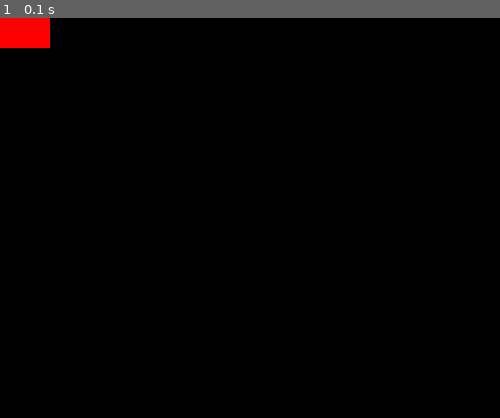
Above: before the commit, frame 1.
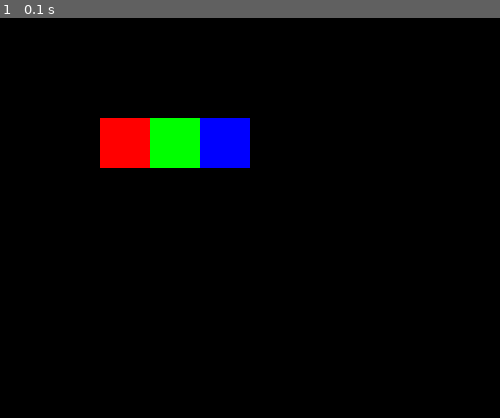
Above: after the commit, the same moment.

Repository: jwilligers/team5761
Game: pygame game, started from python/PyGame/example1.py
The game is run twice, just before and just after one commit, with the same random seed, the same clock (stepped at 60 frames per second) and the same inputs.
Inputs:
- Up to frame 1 (0.1 s): no input

The runs differ from the first frame. In frame 1, 4.5% of the frame differs, in the area x 0-50%, y 0-38%.

Commit message:
Made example more complex

Diff:
--- a/python/PyGame/example1.py
+++ b/python/PyGame/example1.py
@@ -3,7 +3,11 @@
 pygame.init()
 
 window = pygame.display.set_mode((500, 400))
+pygame.display.set_caption('Hello World!')
 
 while True:
-	pygame.draw.rect(window, (255,0,0), (0,0,50,30))
+	pygame.draw.rect(window, (255,0,0), (100, 100, 50, 50))
+	pygame.draw.rect(window, (0,255,0), (150, 100, 50, 50))
+	pygame.draw.rect(window, (0,0,255), (200, 100, 50, 50))
+
 	pygame.display.update()
